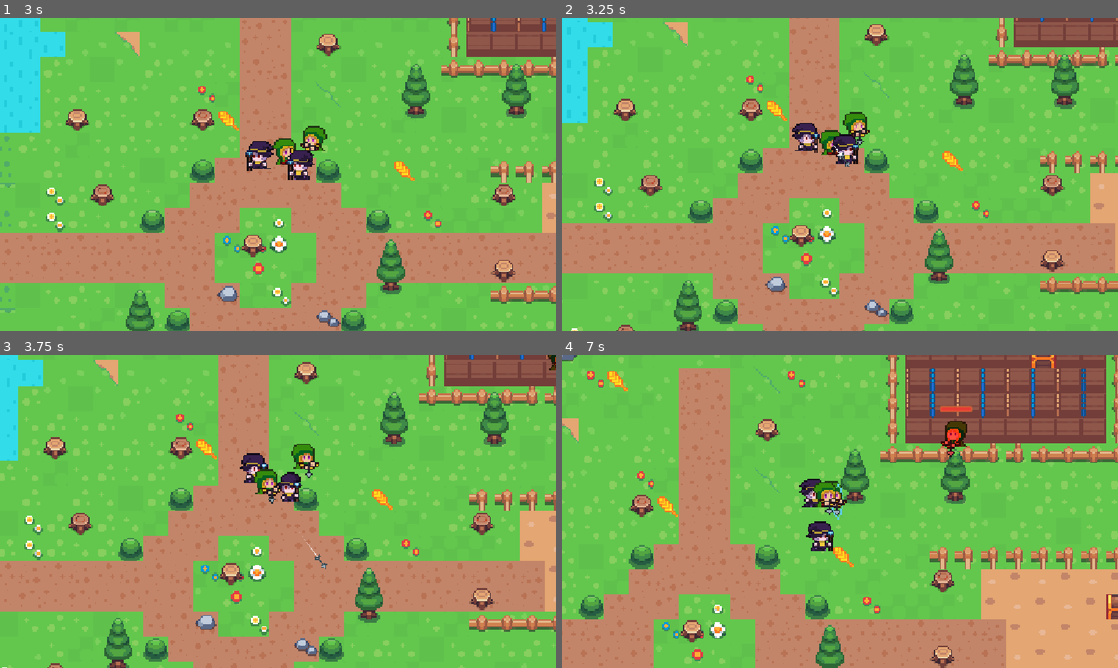
Above: before the commit, frames 1-4 (two rows, left to right).
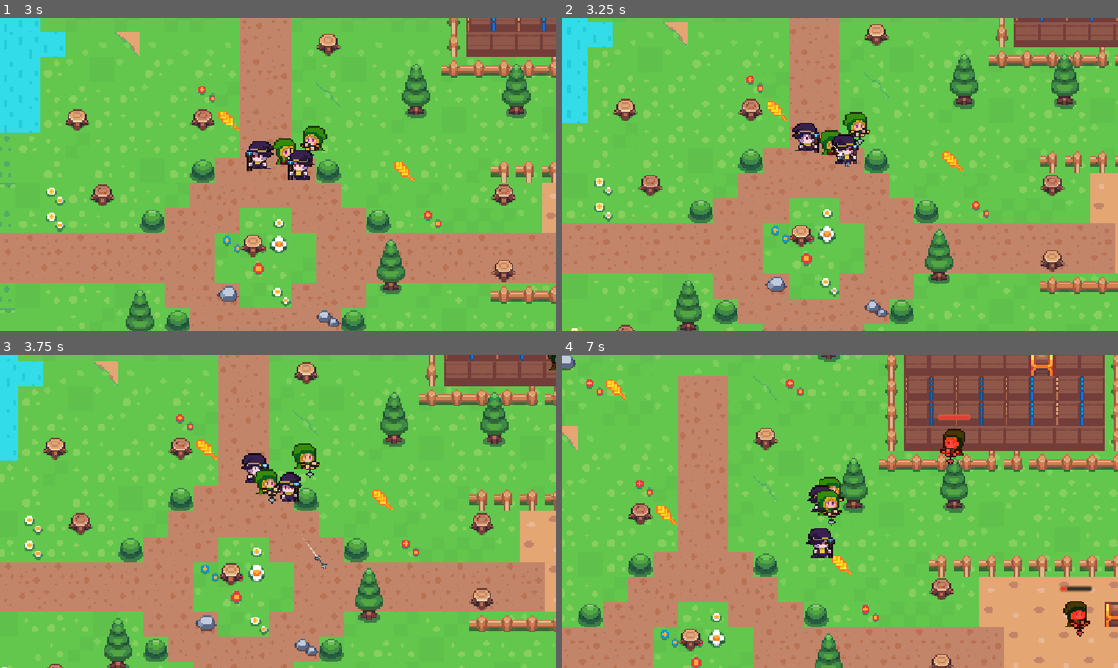
Above: after the commit, the same moments.

Repository: bintanghawley/flank
Game: Godot game, scene res://scene/game.tscn
Same seed, same stepped clock (60 frames per second), same inputs: the game is played once before the commit and once after it.
Inputs (mouse positions are in pixels of both pictures, inside the frame that each line leads up to):
- Up to frame 1 (3 s): tap Enter at 0.5 s; move the mouse to (250, 237) at 0.52 s; hold W 0.53-2.03 s; tap Tab at 0.6 s; click (250, 237) at 0.67 s; move the mouse to (444, 221) at 1.27 s; tap 1 at 1.35 s; move the mouse to (111, 127) at 2.02 s; hold A from 2.03 s (still down); tap 2 at 2.1 s; move the mouse to (305, 174) at 2.77 s; tap 3 at 2.85 s; click (305, 174) at 2.92 s
- Up to frame 2 (3.25 s): keep holding A
- Up to frame 3 (3.75 s): move the mouse to (194, 433) at 3.52 s; release A at 3.53 s; hold S from 3.53 s (still down); tap 4 at 3.6 s
- Up to frame 4 (7 s): move the mouse to (962, 495) at 4.27 s; release S at 4.28 s; hold D 4.28-5.03 s; tap one key every 0.75 s from 4.35 s: Shift E Tab 1; move the mouse to (728, 527) at 5.02 s; hold W 5.03-5.78 s; click (728, 527) at 5.17 s; move the mouse to (895, 442) at 5.77 s; hold D from 5.78 s (still down); move the mouse to (812, 574) at 6.52 s

Frame 1 is identical in both runs. In frame 2, 0.2% of the frame differs, in the area x 7-99%, y 10-97%; in frame 3, 2.6%; in frame 4, 29%, in the area x 0-100%, y 0-100%.

Commit message:
feat: sistem tempur follower mandiri dan integrasi aggro viewport kamera

Diff:
--- a/scene/player/player_archer.gd
+++ b/scene/player/player_archer.gd
@@ -10,8 +10,7 @@
 var queue_slot_index: int = 0
 var in_party_combat: bool = false
 var ai_attack_timer: float = 0.0
-var strafe_timer: float = 0.0
-var strafe_direction: Vector2 = Vector2.ZERO
+const COMBAT_ATTACK_RANGE: float = 480.0
 
 func set_as_leader(active: bool, new_leader: CharacterBody2D = null, slot_idx: int = 0) -> void:
 	is_leader = active
@@ -21,7 +20,6 @@
 	is_moving = false
 	velocity = Vector2.ZERO
 
-	strafe_timer = 0.0
 	attack_stuck_timer = 0.0
 
 	if is_leader:
@@ -50,10 +48,8 @@
 	in_party_combat = active
 	if in_party_combat:
 		ai_attack_timer = randf_range(0.3, 0.7)
-		strafe_timer = 0.0
 	else:
 		ai_attack_timer = 0.0
-		strafe_timer = 0.0
 		if not is_leader and leader_node and is_instance_valid(leader_node) and "last_direction" in leader_node:
 			last_direction = leader_node.last_direction
 			play_idle_animation()
@@ -215,6 +211,10 @@
 		knockback_velocity = knockback_velocity.move_toward(Vector2.ZERO, knockback_decay * delta)
 		if knockback_velocity.length() < 8.0:
 			knockback_velocity = Vector2.ZERO
+
+	# Cooldown timer serangan dasar untuk SEMUA karakter
+	if attack_timer > 0.0:
+		attack_timer -= delta
 
 	# Watchdog anti-stuck is_attacking (maksimal 0.6 detik)
 	if is_attacking:
@@ -586,106 +586,67 @@
 		move_and_slide()
 		return
 
-	# 1. Prioritas Target Bersama (Focus fire terkoordinasi berbasis posisi Leader)
-	var focus_origin: Vector2 = leader_node.global_position if (leader_node and is_instance_valid(leader_node)) else global_position
+	# Leash Ekstrem: Follower HANYA ditarik jika Leader melarikan diri sangat jauh keluar layar (> 750 px)
+	if leader_node and is_instance_valid(leader_node):
+		var dist_to_leader: float = global_position.distance_to(leader_node.global_position)
+		if dist_to_leader > 750.0:
+			var move_dir: Vector2 = global_position.direction_to(leader_node.global_position)
+			velocity = (move_dir * SPRINT_SPEED) + knockback_velocity
+			move_and_slide()
+			is_moving = true
+			last_movement_direction = move_dir
+			update_direction_animation(move_dir)
+			return
+
+	# 1. Cari Target Musuh Hidup Terdekat dari posisi follower saat itu
 	var enemies := get_tree().get_nodes_in_group("enemy")
 	var target_enemy: Node2D = null
 	var min_dist := INF
 
 	for e in enemies:
 		if is_instance_valid(e) and not ("is_dead" in e and e.is_dead):
-			var d := focus_origin.distance_to(e.global_position)
+			var d := global_position.distance_to(e.global_position)
 			if d < min_dist:
 				min_dist = d
 				target_enemy = e
 
 	if not target_enemy:
-		# Tidak ada musuh hidup di area
+		# Tidak ada musuh hidup di area, follower diam siaga
 		velocity = knockback_velocity
+		is_moving = false
 		move_and_slide()
 		if not is_attacking:
 			play_idle_animation()
 		return
 
-	var dist_to_enemy := global_position.distance_to(target_enemy.global_position)
-	var enemy_dir := global_position.direction_to(target_enemy.global_position)
-
-	# 2. Siklus Serang & Strafe Step (Hit-and-Run khas Guardian Tales)
-	ai_attack_timer -= delta
-	if ai_attack_timer <= 0.0 and dist_to_enemy <= attack_range and not is_attacking:
-		ai_attack_timer = randf_range(1.2, 1.6)
-
-		# Tentukan arah strafe reposisi menyamping (45° - 90°)
-		var perp := Vector2(-enemy_dir.y, enemy_dir.x)
-		if randf() > 0.5:
-			perp = -perp
-		strafe_direction = (perp + (enemy_dir * randf_range(-0.25, 0.25))).normalized()
-		strafe_timer = randf_range(0.4, 0.6)
-
-		# Arah tembak dan orientasi visual tepat ke tubuh musuh
-		last_direction = get_8_direction(enemy_dir)
-		shoot_towards(target_enemy.global_position)
-		return
-
-	# 3. Tethering Ketat ke Leader (Maksimal 240 piksel)
-	var move_vector := Vector2.ZERO
-	var dist_to_leader: float = 0.0
-	var is_tether_broken: bool = false
-	if leader_node and is_instance_valid(leader_node):
-		dist_to_leader = global_position.distance_to(leader_node.global_position)
-		if dist_to_leader > 240.0:
-			is_tether_broken = true
-
-	if is_tether_broken:
-		# Wajib batalkan kiting dan strafe, langsung berlari mendekat ke arah Leader
-		strafe_timer = 0.0
-		move_vector = global_position.direction_to(leader_node.global_position)
-	else:
-		# 4. Dynamic Kiting & Strafe Step
-		if dist_to_enemy < 280.0:
-			# Terlalu dekat -> Kiting mundur perlahan menjauhi musuh
-			move_vector = target_enemy.global_position.direction_to(global_position)
-		elif dist_to_enemy > 460.0:
-			# Terlalu jauh -> Dekati musuh hingga masuk jarak tembak
-			move_vector = enemy_dir
-		else:
-			# Zona Tembak Ideal (280px - 460px): Reposisi menyamping atau diam membidik
-			if strafe_timer > 0.0:
-				strafe_timer -= delta
-				move_vector = strafe_direction
-			else:
-				move_vector = Vector2.ZERO
-				if not is_attacking:
-					last_direction = get_8_direction(enemy_dir)
-					play_idle_animation()
-
-	# 5. Soft Separation dari rekan satu party agar tidak saling menumpuk
-	var separation := Vector2.ZERO
-	var party_nodes := get_tree().get_nodes_in_group("player")
-	for ally in party_nodes:
-		if ally != self and is_instance_valid(ally):
-			var dist_ally := global_position.distance_to(ally.global_position)
-			if dist_ally < 48.0 and dist_ally > 0.1:
-				separation += (global_position - ally.global_position).normalized() * (48.0 - dist_ally)
-
-	var move_speed := NORMAL_SPEED
-	if is_tether_broken:
-		if dist_to_leader > 280.0:
-			move_speed = SPRINT_SPEED
-		else:
-			move_speed = NORMAL_SPEED * 1.15
-	elif move_vector != Vector2.ZERO:
-		move_speed = NORMAL_SPEED * 0.95
-
-	var desired_velocity := (move_vector.normalized() * move_speed) + (separation * 2.5)
-	velocity = desired_velocity + knockback_velocity
-	move_and_slide()
-
-	if move_vector != Vector2.ZERO and not is_attacking:
-		last_movement_direction = move_vector
-		update_direction_animation(move_vector)
-
-
+	var dist_to_enemy: float = global_position.distance_to(target_enemy.global_position)
+
+	# 2. Evaluasi Jarak ke Target (Stand & Shoot ala Guardian Tales)
+	if dist_to_enemy > COMBAT_ATTACK_RANGE:
+		# Jika di luar jangkauan tembak: berjalan lurus mendekati musuh
+		var move_dir: Vector2 = global_position.direction_to(target_enemy.global_position)
+		velocity = (move_dir * NORMAL_SPEED) + knockback_velocity
+		move_and_slide()
+		is_moving = true
+		last_movement_direction = move_dir
+		update_direction_animation(move_dir)
+	else:
+		# Jika sudah masuk jangkauan tembak: BERHENTI TOTAL (STAND GROUND)
+		velocity = knockback_velocity
+		is_moving = false
+		move_and_slide()
+
+		# Arahkan pandangan tepat ke musuh
+		last_direction = get_8_direction(global_position.direction_to(target_enemy.global_position))
+		if not is_attacking:
+			play_idle_animation()
+
+		# Eksekusi Tembakan Berkala
+		ai_attack_timer -= delta
+		if ai_attack_timer <= 0.0 and not is_attacking:
+			ai_attack_timer = randf_range(1.2, 1.5)
+			attack_timer = 0.0
+			shoot_towards(target_enemy.global_position)
 func update_direction_animation(direction: Vector2):
 
 	if direction == Vector2.ZERO:
@@ -1081,7 +1042,6 @@
 	is_attacking = false
 	in_party_combat = false
 	ai_attack_timer = 0.0
-	strafe_timer = 0.0
 	attack_stuck_timer = 0.0
 	velocity = Vector2.ZERO
 	knockback_velocity = Vector2.ZERO
@@ -1135,7 +1095,6 @@
 	is_dead = false
 	in_party_combat = false
 	ai_attack_timer = 0.0
-	strafe_timer = 0.0
 	attack_stuck_timer = 0.0
 	last_movement_direction = Vector2.DOWN
 	last_direction = Vector2.DOWN
--- a/scene/player/player_mage.gd
+++ b/scene/player/player_mage.gd
@@ -15,8 +15,7 @@
 var queue_slot_index: int = 0
 var in_party_combat: bool = false
 var ai_attack_timer: float = 0.0
-var strafe_timer: float = 0.0
-var strafe_direction: Vector2 = Vector2.ZERO
+const COMBAT_ATTACK_RANGE: float = 480.0
 
 # =========================
 # MOVEMENT SETTINGS
@@ -81,7 +80,6 @@
 	is_attacking = false
 	velocity = Vector2.ZERO
 
-	strafe_timer = 0.0
 	attack_stuck_timer = 0.0
 
 	if is_leader:
@@ -103,10 +101,8 @@
 	in_party_combat = active
 	if in_party_combat:
 		ai_attack_timer = randf_range(0.3, 0.7)
-		strafe_timer = 0.0
 	else:
 		ai_attack_timer = 0.0
-		strafe_timer = 0.0
 		if not is_leader and leader_node and is_instance_valid(leader_node) and "last_direction" in leader_node:
 			last_direction = leader_node.last_direction
 			play_idle_animation()
@@ -125,6 +121,10 @@
 		knockback_velocity = knockback_velocity.move_toward(Vector2.ZERO, knockback_decay * delta)
 		if knockback_velocity.length() < 8.0:
 			knockback_velocity = Vector2.ZERO
+
+	# Cooldown timer serangan dasar untuk SEMUA karakter
+	if attack_timer > 0.0:
+		attack_timer -= delta
 
 	# Watchdog anti-stuck is_attacking (maksimal 0.6 detik)
 	if is_attacking:
@@ -343,106 +343,67 @@
 		move_and_slide()
 		return
 
-	# 1. Prioritas Target Bersama (Focus fire terkoordinasi berbasis posisi Leader)
-	var focus_origin: Vector2 = leader_node.global_position if (leader_node and is_instance_valid(leader_node)) else global_position
+	# Leash Ekstrem: Follower HANYA ditarik jika Leader melarikan diri sangat jauh keluar layar (> 750 px)
+	if leader_node and is_instance_valid(leader_node):
+		var dist_to_leader: float = global_position.distance_to(leader_node.global_position)
+		if dist_to_leader > 750.0:
+			var move_dir: Vector2 = global_position.direction_to(leader_node.global_position)
+			velocity = (move_dir * SPRINT_SPEED) + knockback_velocity
+			move_and_slide()
+			is_moving = true
+			last_movement_direction = move_dir
+			update_direction_animation(move_dir)
+			return
+
+	# 1. Cari Target Musuh Hidup Terdekat dari posisi follower saat itu
 	var enemies := get_tree().get_nodes_in_group("enemy")
 	var target_enemy: Node2D = null
 	var min_dist := INF
 
 	for e in enemies:
 		if is_instance_valid(e) and not ("is_dead" in e and e.is_dead):
-			var d := focus_origin.distance_to(e.global_position)
+			var d := global_position.distance_to(e.global_position)
 			if d < min_dist:
 				min_dist = d
 				target_enemy = e
 
 	if not target_enemy:
-		# Tidak ada musuh hidup di area
+		# Tidak ada musuh hidup di area, follower diam siaga
 		velocity = knockback_velocity
+		is_moving = false
 		move_and_slide()
 		if not is_attacking:
 			play_idle_animation()
 		return
 
-	var dist_to_enemy := global_position.distance_to(target_enemy.global_position)
-	var enemy_dir := global_position.direction_to(target_enemy.global_position)
-
-	# 2. Siklus Serang & Strafe Step (Hit-and-Run khas Guardian Tales)
-	ai_attack_timer -= delta
-	if ai_attack_timer <= 0.0 and dist_to_enemy <= attack_range and not is_attacking:
-		ai_attack_timer = randf_range(1.2, 1.6)
-
-		# Tentukan arah strafe reposisi menyamping (45° - 90°)
-		var perp := Vector2(-enemy_dir.y, enemy_dir.x)
-		if randf() > 0.5:
-			perp = -perp
-		strafe_direction = (perp + (enemy_dir * randf_range(-0.25, 0.25))).normalized()
-		strafe_timer = randf_range(0.4, 0.6)
-
-		# Arah tembak dan orientasi visual tepat ke tubuh musuh
-		last_direction = get_8_direction(enemy_dir)
-		shoot_towards(target_enemy.global_position)
-		return
-
-	# 3. Tethering Ketat ke Leader (Maksimal 240 piksel)
-	var move_vector := Vector2.ZERO
-	var dist_to_leader: float = 0.0
-	var is_tether_broken: bool = false
-	if leader_node and is_instance_valid(leader_node):
-		dist_to_leader = global_position.distance_to(leader_node.global_position)
-		if dist_to_leader > 240.0:
-			is_tether_broken = true
-
-	if is_tether_broken:
-		# Wajib batalkan kiting dan strafe, langsung berlari mendekat ke arah Leader
-		strafe_timer = 0.0
-		move_vector = global_position.direction_to(leader_node.global_position)
-	else:
-		# 4. Dynamic Kiting & Strafe Step
-		if dist_to_enemy < 280.0:
-			# Terlalu dekat -> Kiting mundur perlahan menjauhi musuh
-			move_vector = target_enemy.global_position.direction_to(global_position)
-		elif dist_to_enemy > 460.0:
-			# Terlalu jauh -> Dekati musuh hingga masuk jarak tembak
-			move_vector = enemy_dir
-		else:
-			# Zona Tembak Ideal (280px - 460px): Reposisi menyamping atau diam membidik
-			if strafe_timer > 0.0:
-				strafe_timer -= delta
-				move_vector = strafe_direction
-			else:
-				move_vector = Vector2.ZERO
-				if not is_attacking:
-					last_direction = get_8_direction(enemy_dir)
-					play_idle_animation()
-
-	# 5. Soft Separation dari rekan satu party agar tidak saling menumpuk
-	var separation := Vector2.ZERO
-	var party_nodes := get_tree().get_nodes_in_group("player")
-	for ally in party_nodes:
-		if ally != self and is_instance_valid(ally):
-			var dist_ally := global_position.distance_to(ally.global_position)
-			if dist_ally < 48.0 and dist_ally > 0.1:
-				separation += (global_position - ally.global_position).normalized() * (48.0 - dist_ally)
-
-	var move_speed := NORMAL_SPEED
-	if is_tether_broken:
-		if dist_to_leader > 280.0:
-			move_speed = SPRINT_SPEED
-		else:
-			move_speed = NORMAL_SPEED * 1.15
-	elif move_vector != Vector2.ZERO:
-		move_speed = NORMAL_SPEED * 0.95
-
-	var desired_velocity := (move_vector.normalized() * move_speed) + (separation * 2.5)
-	velocity = desired_velocity + knockback_velocity
-	move_and_slide()
-
-	if move_vector != Vector2.ZERO and not is_attacking:
-		last_movement_direction = move_vector
-		update_direction_animation(move_vector)
-
-
+	var dist_to_enemy: float = global_position.distance_to(target_enemy.global_position)
+
+	# 2. Evaluasi Jarak ke Target (Stand & Shoot ala Guardian Tales)
+	if dist_to_enemy > COMBAT_ATTACK_RANGE:
+		# Jika di luar jangkauan tembak: berjalan lurus mendekati musuh
+		var move_dir: Vector2 = global_position.direction_to(target_enemy.global_position)
+		velocity = (move_dir * NORMAL_SPEED) + knockback_velocity
+		move_and_slide()
+		is_moving = true
+		last_movement_direction = move_dir
+		update_direction_animation(move_dir)
+	else:
+		# Jika sudah masuk jangkauan tembak: BERHENTI TOTAL (STAND GROUND)
+		velocity = knockback_velocity
+		is_moving = false
+		move_and_slide()
+
+		# Arahkan pandangan tepat ke musuh
+		last_direction = get_8_direction(global_position.direction_to(target_enemy.global_position))
+		if not is_attacking:
+			play_idle_animation()
+
+		# Eksekusi Tembakan Berkala
+		ai_attack_timer -= delta
+		if ai_attack_timer <= 0.0 and not is_attacking:
+			ai_attack_timer = randf_range(1.2, 1.5)
+			attack_timer = 0.0
+			shoot_towards(target_enemy.global_position)
 # =========================================================
 # COMBAT & ATTACK METHODS
 # =========================================================
@@ -693,7 +654,6 @@
 	is_attacking = false
 	in_party_combat = false
 	ai_attack_timer = 0.0
-	strafe_timer = 0.0
 	attack_stuck_timer = 0.0
 	velocity = Vector2.ZERO
 	knockback_velocity = Vector2.ZERO
@@ -729,7 +689,6 @@
 	is_dead = false
 	in_party_combat = false
 	ai_attack_timer = 0.0
-	strafe_timer = 0.0
 	attack_stuck_timer = 0.0
 	last_movement_direction = Vector2.DOWN
 	last_direction = Vector2.DOWN
